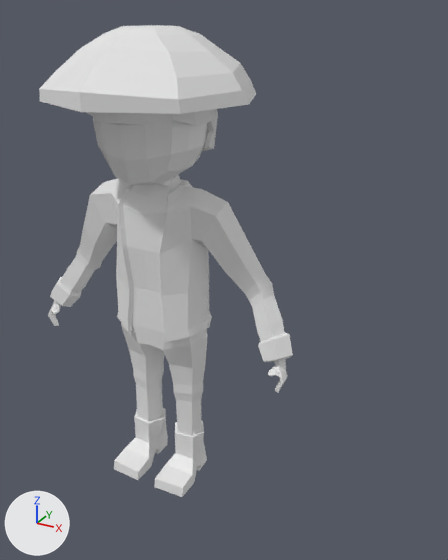
The FBX model Map/Assets/Models/Yamato/Yamato_civil/yamato_civil.fbx: old version first, new version second.
Before and after are seen from a 50 mm camera at (10.76, -15.41, 15.54) aimed at (2.61, -0.59, 8.13). The lights are fixed; the arrows at lower left show +X, +Y and +Z.

Names of what the first picture shows: 'Yamato'.
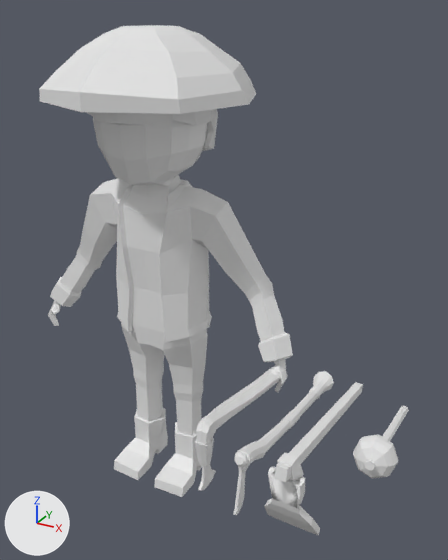
The newer file is also rescaled (x0.14), turned or shifted as a whole; pictures and numbers use the older file's frame.

Boxes (x1, y1, x2, y2) around the edits, measured in the pictures (448 x 560 px):
'Yamato', reshaped (45% wider, 8% taller)
    before: (39, 25, 293, 497)
    after: (39, 25, 409, 535)
part 1 of me_cube_002, added
    after: (234, 371, 334, 515)
part 2 of me_cube_002, added
    after: (194, 367, 280, 490)
part 3 of me_cube_002, added
    after: (264, 467, 320, 535)
part 4 of me_cube_002, added
    after: (353, 406, 409, 478)
part 5 of me_cube_002, added
    after: (275, 382, 363, 483)

The change, as a list of edits to the scene's bpy script:
```text
Change me_cube_002:
    used by ob_yamato; location = (0.0, 0.0, 7.89)
    remove me_cube_002.from_pydata(...)  # 743 vertices, 714 faces; spans x -4.8..4.8, y -3.2..3.0, z -7.9..7.2
    add me_cube_002.from_pydata(...)  # 1263 vertices, 1230 faces; spans x -4.8..8.7, y -5.6..3.0, z -7.9..7.2
    me_cube_002 part 1: a new loose piece of 191 vertices spanning x 5.3..5.9, y -5.5..0.5, z -3.3..-1.7
    me_cube_002 part 2: a new loose piece of 137 vertices spanning x 4.1..4.5, y -4.9..-0.1, z -3.7..-1.6
    me_cube_002 part 3: a new loose piece of 76 vertices spanning x 6.1..7.4, y -5.3..-4.4, z -3.9..-1.8
    me_cube_002 part 4: a new loose piece of 74 vertices spanning x 7.6..8.7, y -3.5..0.1, z -3.0..-1.8
    me_cube_002 part 5: a new loose piece of 42 vertices spanning x 6.4..7.0, y -5.6..0.1, z -2.7..-1.4
```
